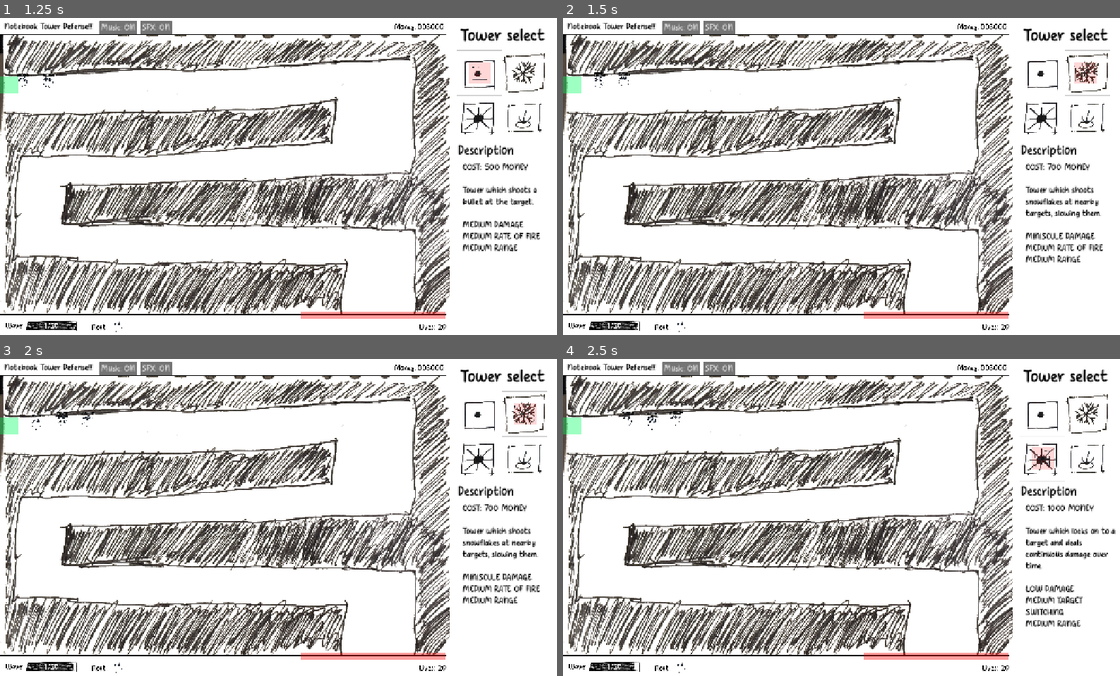
Above: before the commit, frames 1-4 (two rows, left to right).
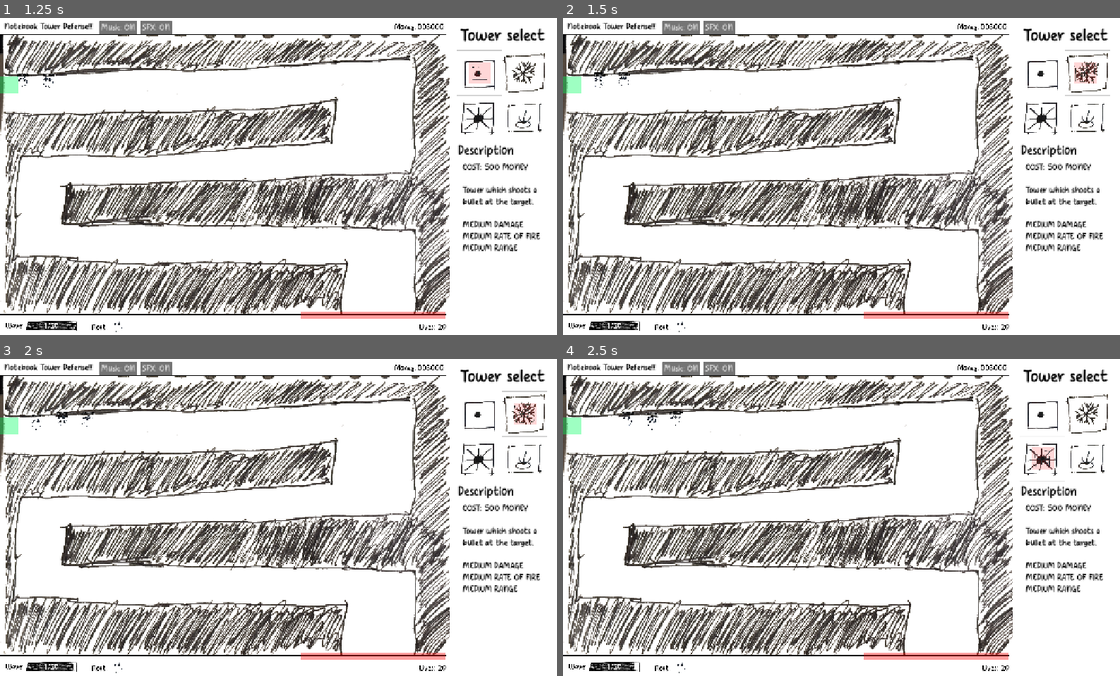
Above: after the commit, the same moments.

Repository: OzuYatamutsu/notebook-tower-defense
Game: Godot game, scene res://levels/level_cools.tscn
The game is run twice, just before and just after one commit, with the same random seed, the same clock (stepped at 60 frames per second) and the same inputs. This scene is started directly instead of the project's main scene. Sound files missing from this copy of the repository are replaced by a short silence.
Inputs (mouse positions are in pixels of both pictures, inside the frame that each line leads up to):
- Up to frame 1 (1.25 s): click (479, 71) at 0.5 s
- Up to frame 2 (1.5 s): click (1086, 71) at 1.25 s
- Up to frame 3 (2 s): no input
- Up to frame 4 (2.5 s): click (1042, 457) at 2 s

Frame 1 is identical in both runs. In frame 2, 1.2% of the frame differs, in the area x 83-97%, y 45-78%; in frame 3, 1.2%; in frame 4, 1.6%, in the area x 83-100%, y 45-85%.

Commit message:
Keep description active when placing tower

Diff:
--- a/components/tower_info_and_buy_panel.gd
+++ b/components/tower_info_and_buy_panel.gd
@@ -57,6 +57,7 @@
 
 @export var SelectedTower: Tower = null
 @export var InfoModeActive: bool = false
+@export var PlacementModeActive: bool = false
 
 func _ready() -> void:
     DescriptionPanel.text = ""
@@ -83,13 +84,19 @@
     buy_mode()
 
 func _on_button_rollover(button: Button) -> void:
+    if PlacementModeActive:
+        return
     var tower: Tower = ButtonToTowerMap[button.name]
     DescriptionPanel.text = tower.Description
 
 func _on_button_exit() -> void:
+    if PlacementModeActive:
+        return
     DescriptionPanel.text = ""
 
 func _on_button_click(button: Button) -> void:
+    PlacementModeActive = true
+
     GameState.AUDIO_CONTROL.play_ui_sfx(Audio.SFX_UI_CLICK)
     SpawnShadow.activate(
         ButtonToTowerPathMap[button.name],
@@ -175,6 +182,10 @@
     UpgradePanel.visible = false
     InfoModeActive = false
 
+func disable_placement_mode() -> void:
+    PlacementModeActive = false
+    DescriptionPanel.text = ""
+
 func _input(event: InputEvent) -> void:
     if !(
         event is InputEventMouseButton
--- a/components/tower_placement_shadow.gd
+++ b/components/tower_placement_shadow.gd
@@ -59,6 +59,7 @@
     if !HoveringOverTower and IsHoveringOverWall and IsActive:
         GameState.AUDIO_CONTROL.play_ui_sfx(Audio.SFX_TOWER_PLACE)
         spawn()
+        GameState.TOWER_INFO_AND_BUY_PANEL.disable_placement_mode()
         hide_shadow()
         deactivate()
     elif !IsHoveringOverWall:
